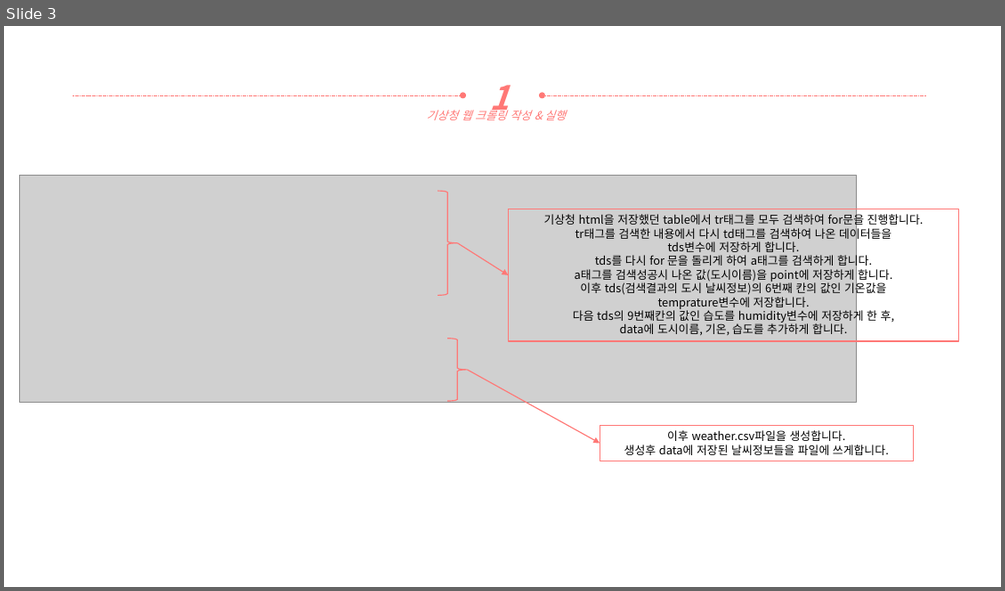
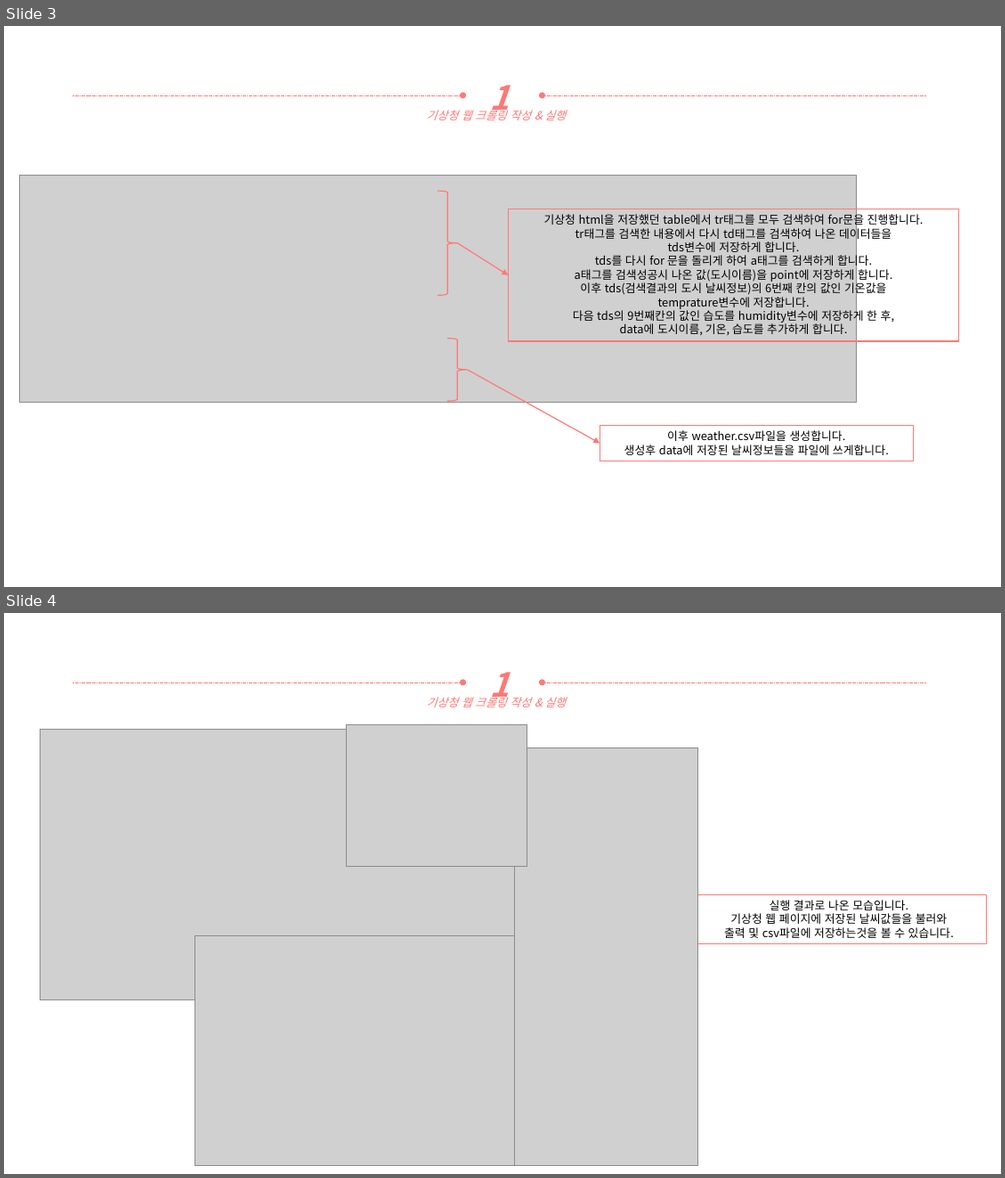
Before and after one commit to yooatom2200/Programing_Base_2, a slide deck: 3장/20164091-송희령-3주차 과제.pptx. Shown one above the other, each under a label of ours: slide 3 before the commit, slides 3 and 4 after it. The pictures are 1005x591 and 1005x1178 pixels, drawn with LibreOffice and Linux fonts; fonts in the diff are those of the drawing; grey boxes stand for pictures. Boxes give left, top, right and bottom in pixels: in the first picture for what was removed or moved away, otherwise in the second. Text is boxed around its words. In the diff, an @@ line names an element or a change of style, - is before the commit and + after.

```diff
--- a/3장/20164091-송희령-3주차 과제.pptx
+++ b/3장/20164091-송희령-3주차 과제.pptx
@@ slide 4 added at bbox=[4, 613, 1001, 1174], background #FFFFFF @@
@@ arrow added from (73, 682) to (463, 682), #FF7876 0.5 pt dashed @@
@@ text added at bbox=[489, 672, 509, 706], 32 pt, text #FF7876, bold, italic @@
+1
@@ arrow added from (926, 682) to (542, 682), #FF7876 0.5 pt dashed @@
@@ text added at bbox=[427, 695, 566, 707], 11 pt, text #FF7876, italic @@
+기상청 웹 크롤링 작성 & 실행
@@ picture added at bbox=[40, 730, 516, 999] @@
@@ picture added at bbox=[347, 724, 526, 867] @@
@@ picture added at bbox=[515, 747, 698, 1166] @@
@@ rectangle added at bbox=[692, 895, 987, 943], outline #FF7876 1 pt, 11 pt, text #000000 @@
+실행 결과로 나온 모습입니다.
+기상청 웹 페이지에 저장된 날씨값들을 불러와
+출력 및 csv파일에 저장하는것을 볼 수 있습니다.
@@ picture added at bbox=[195, 935, 588, 1166] @@
```
Also in this commit, not shown: 3 other slides added, 2 other files.
